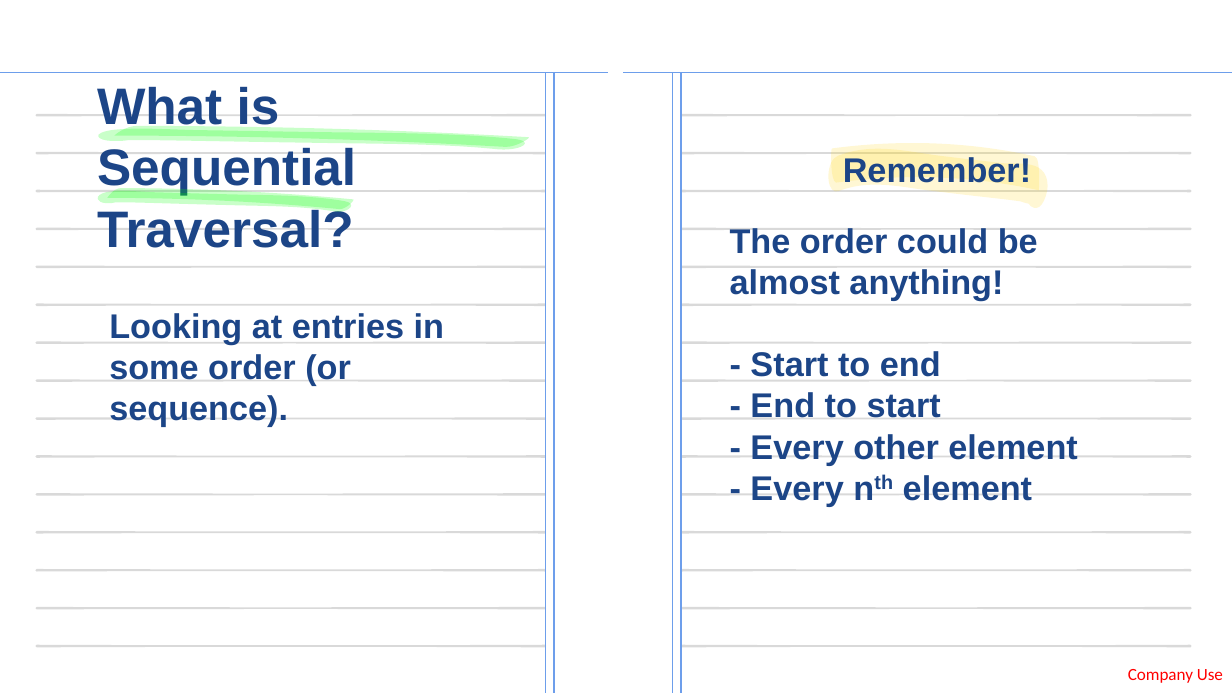
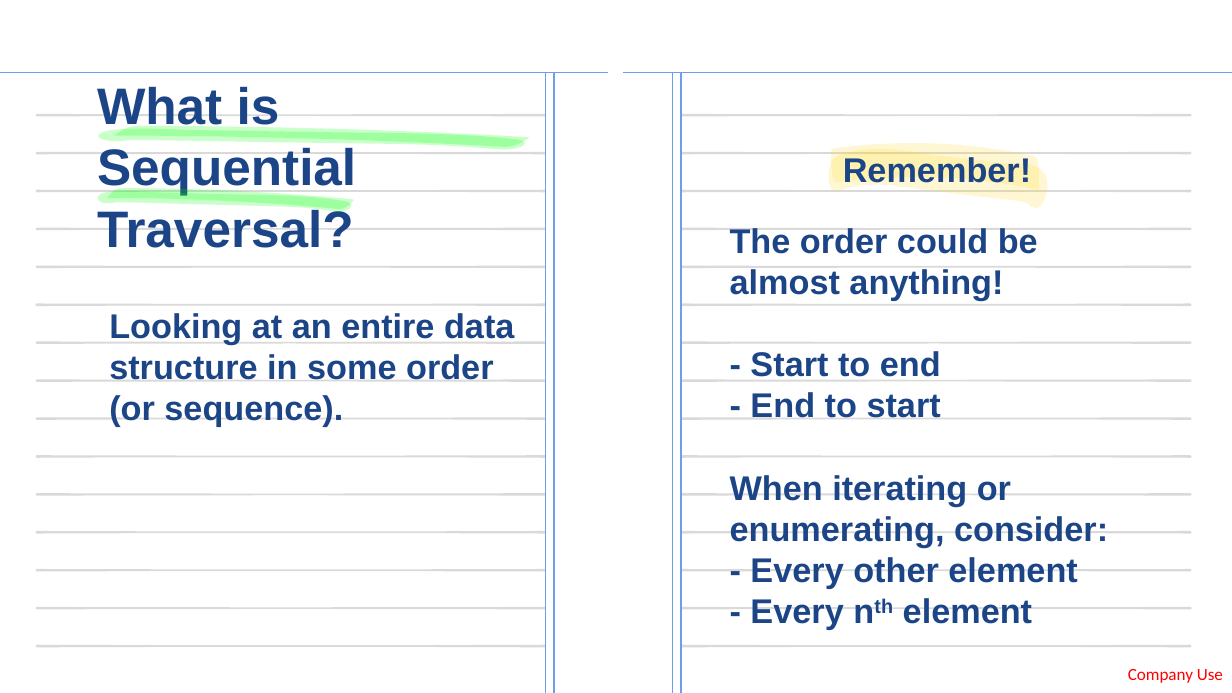
Before and after one commit to pi515/tech-mentorship, a slide deck: slide 3 of unit-13-for-loops/assets/unit-13-for-loops.pptx. Drawn at 1232x693 pixels with LibreOffice and Linux fonts; fonts in the diff are those of the drawing. Boxes give left, top, right and bottom in pixels: in the first picture for what was removed or moved away, otherwise in the second. Text is boxed around its words. In the diff, an @@ line names an element or a change of style, - is before the commit and + after.

```diff
--- a/unit-13-for-loops/assets/unit-13-for-loops.pptx
+++ b/unit-13-for-loops/assets/unit-13-for-loops.pptx
@@ text at <box>109,313,514,426</box>: text changed @@
-Looking at entries in some order (or sequence).
+Looking at an entire data structure in some order (or sequence).
@@ text at <box>730,475,1108,547</box>: paragraph added @@
+When iterating or enumerating, consider:
```
Also in this commit, not shown: 5 other slides changed.
